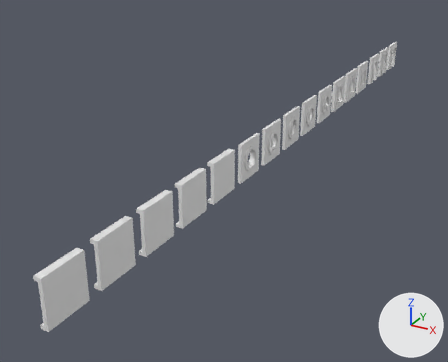
Before and after pictures for a commit that changed the Blender file Data/Shaina/Blender/Building/BuildingAssetsWood.blend.
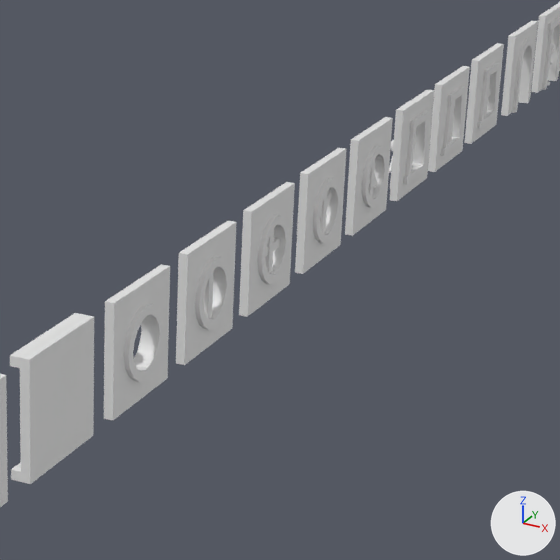
There are two pictures of each version: one whole from a 50 mm camera at (19.2, -18.8, 18.6) aimed at (-4.4, 24.2, -2.9), one close up on the part from 46% to 86% of the width and 13% to 63% of the height. Arrows for +X, +Y and +Z are at lower right; the lights stay in place.

The first close-up shows 'Wall_05_Mesh', 'Wall_Window_01_Frame_01', 'Wall_Window_01_Mesh.001', 'Wall_Window_02_Balken_01', 'Wall_Window_02_Frame_01', 'Wall_Window_02_Mesh', 'Wall_Window_03_Balken_01', 'Wall_Window_03_Frame_01', 'Wall_Window_03_Mesh.001', 'Wall_Window_04_Balken_01', 'Wall_Window_04_Balken_02', 'Wall_Window_04_Mesh', 'Wall_Window_05_Balken_02', 'Wall_Window_05_Mesh', 'Wall_Window_06_Mesh', 'Wall_Window_07_Balken_04', 'Wall_Window_07_Mesh', 'Wall_Window_08_Balken_04', 'Wall_Window_08_Mesh'.
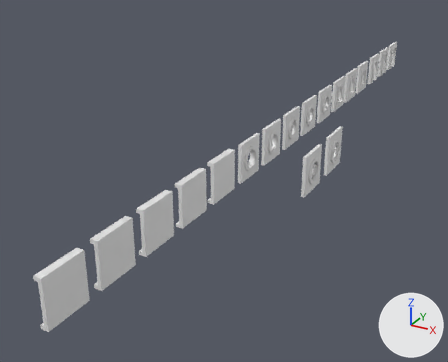
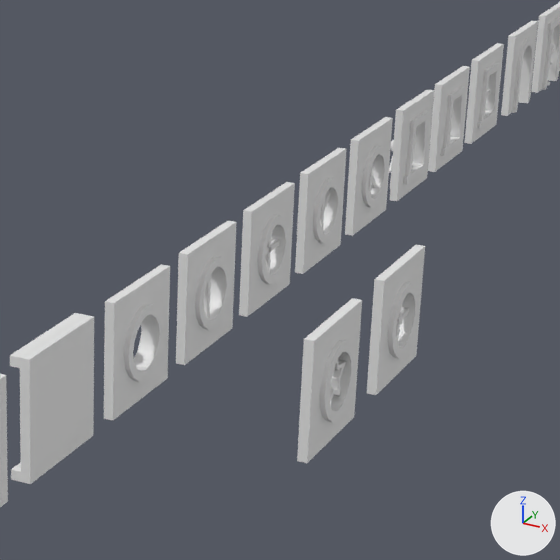
Pixel boxes (x1, y1, x2, y2) of what changed, in the close-ups (560 x 560 px):
'Wall_Window_09_Mesh', added
    after: (297, 298, 362, 463)
'Wall_Window_10_Mesh', added
    after: (367, 245, 425, 395)
'Wall_Window_09_Frame_01', added
    after: (319, 340, 355, 422)
'Wall_Window_10_Frame_01', added
    after: (388, 282, 419, 358)
'Star', added
    after: (329, 360, 346, 403)
'Wall_Window_02_Balken_01', rescaled
    before: (204, 270, 214, 319)
    after: (204, 276, 211, 318)
'Wall_Window_03_Balken_01', rescaled
    before: (265, 229, 274, 274)
    after: (265, 235, 271, 273)
'Wall_Window_04_Balken_02', rescaled
    before: (320, 191, 328, 234)
    after: (320, 198, 325, 233)
'Wall_Window_05_Balken_02', rescaled
    before: (369, 160, 375, 198)
    after: (368, 164, 373, 197)
'Wall_Window_04_Balken_01', rescaled
    before: (327, 190, 332, 208)
    after: (324, 191, 331, 211)
'Wall_Window_10_Balken_02', added
    after: (397, 308, 409, 323)
'Star.001', added
    after: (396, 312, 403, 327)
'Wall_Window_10_Balken_01', added
    after: (396, 308, 401, 345)

The change, as a list of edits to the scene's bpy script:
```text
Change ob_wall_window_02_balken_01:
    ob_wall_window_02_balken_01.scale: (1.0, 0.5, 0.833) -> (0.6, 0.5, 0.5)
Change ob_wall_window_03_balken_01:
    ob_wall_window_03_balken_01.scale: (1.0, 0.5, 0.833) -> (0.6, 0.5, 0.5)
Change ob_wall_window_04_balken_02:
    ob_wall_window_04_balken_02.scale: (1.0, 0.5, 0.833) -> (0.6, 0.5, 0.5)
Change ob_wall_window_04_balken_01:
    ob_wall_window_04_balken_01.scale: (0.6, 0.5, 0.833) -> (0.4, 0.5, 0.333)
Change ob_wall_window_05_balken_02:
    ob_wall_window_05_balken_02.scale: (1.0, 0.5, 0.833) -> (0.6, 0.5, 0.5)
Change ob_wall_window_07_balken_04:
    ob_wall_window_07_balken_04.scale: (1.0, 0.858, 0.833) -> (0.6, 0.858, 0.5)
Change ob_wall_window_08_balken_04:
    ob_wall_window_08_balken_04.scale: (1.0, 0.858, 0.833) -> (0.6, 0.858, 0.5)
Add ob_wall_window_10_balken_02:
    ob_wall_window_10_balken_02 = bpy.data.objects.new('Wall_Window_10_Balken_02', me_cube_071.copy())  # the mesh of ob_wall_window_08_balken_02
    ob_wall_window_10_balken_02.parent = ob_wall_window_10
    ob_wall_window_10_balken_02.location = (5.0, 24.5, 1.475)
    ob_wall_window_10_balken_02.scale = (0.6, 0.5, 0.5)
Add ob_wall_window_10:
    ob_wall_window_10 = bpy.data.objects.new('Wall_Window_10', None)
    ob_wall_window_10.location = (5.125, 23.0, 0.0)
Add ob_wall_window_10_balken_01:
    ob_wall_window_10_balken_01 = bpy.data.objects.new('Wall_Window_10_Balken_01', me_cube_071.copy())  # the mesh of ob_wall_window_08_balken_02
    ob_wall_window_10_balken_01.parent = ob_wall_window_10
    ob_wall_window_10_balken_01.location = (5.0, 24.5, 1.475)
    ob_wall_window_10_balken_01.rotation_euler = (1.571, 0.0, 0.0)  # degrees (90, 0, 0)
    ob_wall_window_10_balken_01.scale = (0.6, 0.5, 0.5)
Add ob_star_001:
    ob_star_001 = bpy.data.objects.new('Star.001', me_star_001)  # 40 vertices, 32 faces; spans x -1.0..0.81, y -0.95..0.95, z -0.58..0.01
    ob_star_001.parent = ob_wall_window_10
    ob_star_001.location = (5.12, 24.5, 1.5)
    ob_star_001.rotation_euler = (0.0, 1.571, 0.0)  # degrees (0, 90, 0)
    ob_star_001.scale = (0.202, 0.202, 0.425)
Add ob_wall_window_10_frame_01:
    ob_wall_window_10_frame_01 = bpy.data.objects.new('Wall_Window_10_Frame_01', me_cube_083.copy())  # the mesh of ob_wall_window_05_frame_01
    ob_wall_window_10_frame_01.parent = ob_wall_window_10
    ob_wall_window_10_frame_01.location = (0.0, 22.0, 1.5)
    ob_wall_window_10_frame_01.scale = (2.0, 1.0, 1.0)
Add ob_wall_window_10_mesh:
    ob_wall_window_10_mesh = bpy.data.objects.new('Wall_Window_10_Mesh', me_cube_050.copy())  # the mesh of ob_wall_window_05_mesh
    ob_wall_window_10_mesh.parent = ob_wall_window_10
    ob_wall_window_10_mesh.location = (0.0, 22.0, 1.5)
Add ob_star:
    ob_star = bpy.data.objects.new('Star', me_star)  # 40 vertices, 40 faces; spans x -1.0..0.81, y -0.95..0.95, z -0.58..0.01
    ob_star.parent = ob_wall_window_09
    ob_star.location = (5.12, 20.0, 1.522)
    ob_star.rotation_euler = (0.0, 1.571, 0.0)  # degrees (0, 90, 0)
    ob_star.scale = (0.705, 0.705, 0.425)
Add ob_wall_window_09:
    ob_wall_window_09 = bpy.data.objects.new('Wall_Window_09', None)
    ob_wall_window_09.location = (5.125, 18.5, 0.0)
Add ob_wall_window_09_frame_01:
    ob_wall_window_09_frame_01 = bpy.data.objects.new('Wall_Window_09_Frame_01', me_cube_083.copy())  # the mesh of ob_wall_window_05_frame_01
    ob_wall_window_09_frame_01.parent = ob_wall_window_09
    ob_wall_window_09_frame_01.location = (0.0, 22.0, 1.5)
    ob_wall_window_09_frame_01.scale = (2.0, 1.0, 1.0)
Add ob_wall_window_09_mesh:
    ob_wall_window_09_mesh = bpy.data.objects.new('Wall_Window_09_Mesh', me_cube_050.copy())  # the mesh of ob_wall_window_05_mesh
    ob_wall_window_09_mesh.parent = ob_wall_window_09
    ob_wall_window_09_mesh.location = (0.0, 22.0, 1.5)
```
